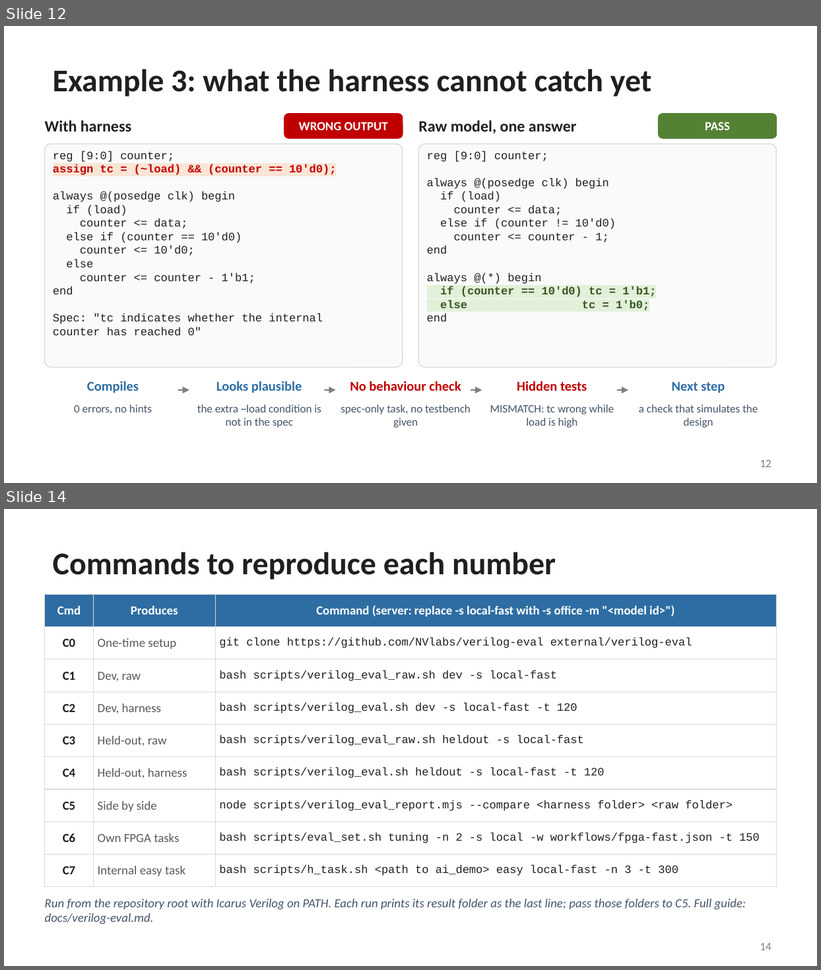
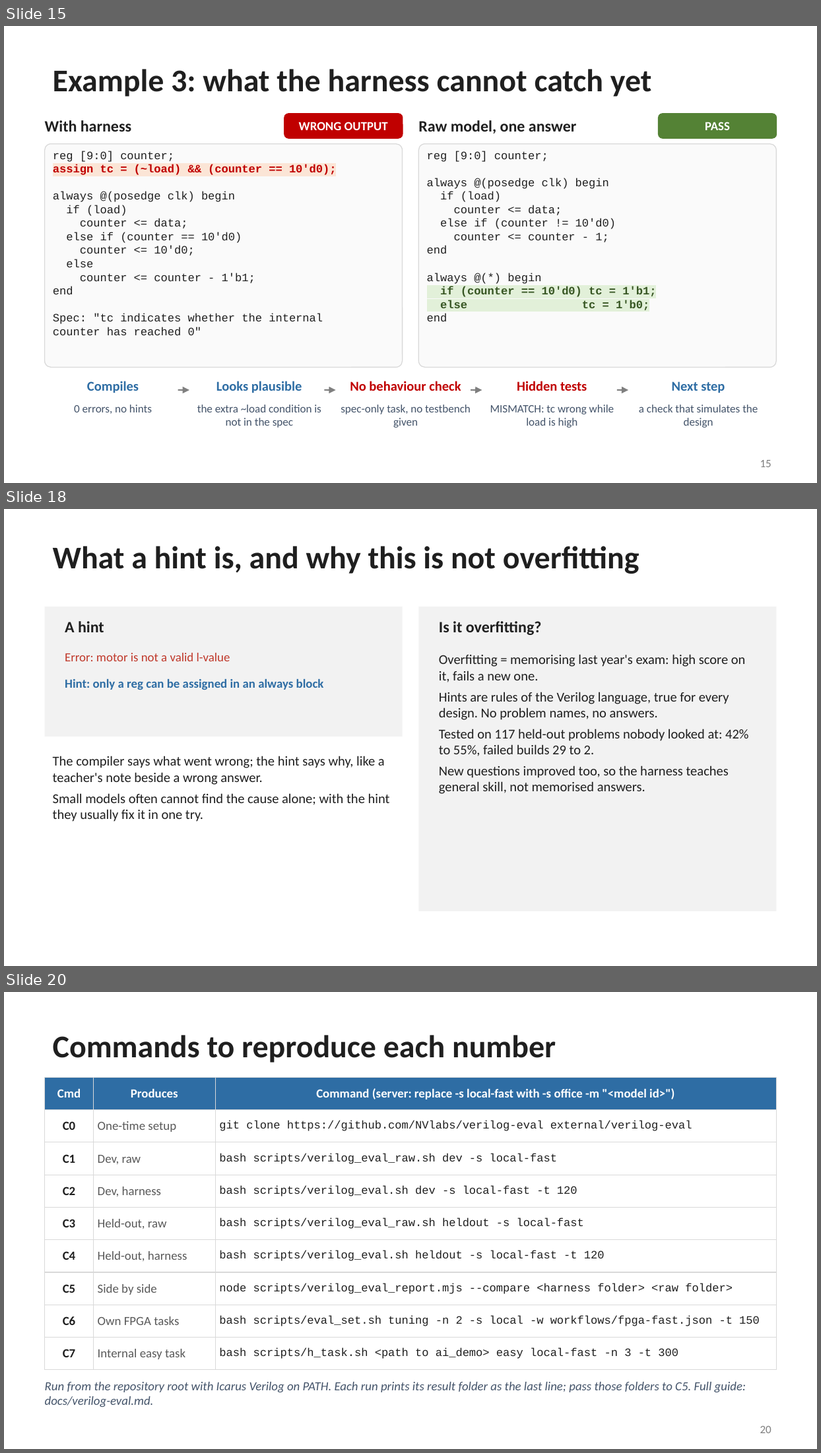
Before and after one commit to SiddharthaKR/agent_bench, a slide deck: docs/local-model-fpga-harness.pptx. Shown one above the other, each under a label of ours: slides 12 and 14 before the commit, slides 15, 18 and 20 after it; the slides between them are not shown. The pictures are 821x970 and 821x1453 pixels, drawn with LibreOffice and Linux fonts; fonts in the diff are those of the drawing. Boxes give left, top, right and bottom in pixels: in the first picture for what was removed or moved away, otherwise in the second. Text is boxed around its words. In the diff, an @@ line names an element or a change of style, - is before the commit and + after.

Commit message:
Deck: plain-words intro, 12B results, comparison with Verilog-trained models, what helped and what did not, hints and overfitting, how to use it in your own flow

```diff
--- a/docs/local-model-fpga-harness.pptx
+++ b/docs/local-model-fpga-harness.pptx
@@ slide 18 added at (4,509,817,966), background #FFFFFF @@
@@ title added at (53,546,640,574), 28 pt, text #1F1F1F, bold @@
+What a hint is, and why this is not overfitting
@@ rectangle added at (45,607,403,737), fill #F2F2F2 @@
@@ rectangle added at (418,607,776,912), fill #F2F2F2 @@
@@ text added at (65,621,104,632), 14 pt, text #1F1F1F, bold @@
+A hint
@@ text added at (439,621,542,635), 14 pt, text #1F1F1F, bold @@
+Is it overfitting?
@@ text added at (65,653,230,661), 11 pt, text #C0392B @@
+Error: motor is not a valid l-value
@@ text added at (439,654,748,794), 12 pt, text #1F1F1F @@
+Overfitting = memorising last year's exam: high score on it, fails a new one.
+Hints are rules of the Verilog language, true for every design. No problem names, no answers.
+Tested on 117 held-out problems nobody looked at: 42% to 55%, failed builds 29 to 2.
+New questions improved too, so the harness teaches general skill, not memorised answers.
@@ text added at (65,679,324,690), 11 pt, text #2E6DA4, bold @@
+Hint: only a reg can be assigned in an always block
@@ text added at (53,756,390,822), 12 pt, text #1F1F1F @@
+The compiler says what went wrong; the hint says why, like a teacher's note beside a wrong answer.
+Small models often cannot find the cause alone; with the hint they usually fix it in one try.
@@ what was slide 12 is now slide 15 @@
@@ page number at (760,460,772,468): text changed @@
-12
+15
@@ what was slide 14 is now slide 20 @@
@@ page number at (760,1426,772,1434): text changed @@
-14
+20
```
Also in this commit, not shown: 3 slides changed, 7 other slides added.
